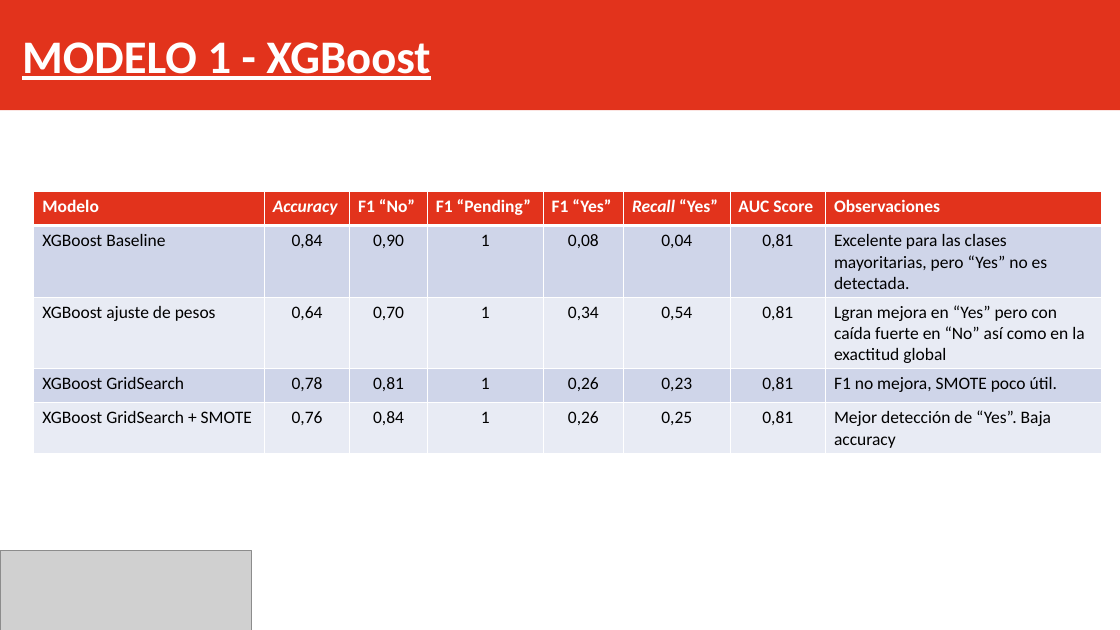
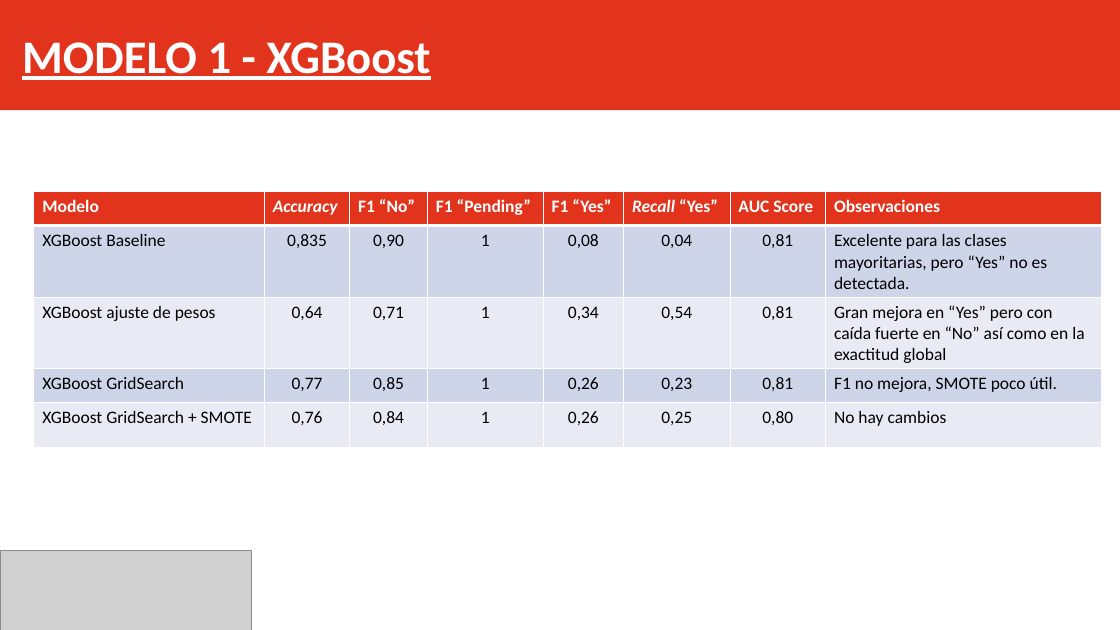
Before and after one commit to Jonolalde93/Proyectos_DS2025, a slide deck: slide 10 of Proyecto_Fin_Modulo_ML/docs/Presentacion_ML.pptx. Drawn at 1120x630 pixels with LibreOffice and Linux fonts; fonts in the diff are those of the drawing; grey boxes stand for pictures. Boxes give left, top, right and bottom in pixels: in the first picture for what was removed or moved away, otherwise in the second. Text is boxed around its words. In the diff, an @@ line names an element or a change of style, - is before the commit and + after.

Commit message:
cambios final

```diff
--- a/Proyecto_Fin_Modulo_ML/docs/Presentacion_ML.pptx
+++ b/Proyecto_Fin_Modulo_ML/docs/Presentacion_ML.pptx
@@ table at <box>34,192,1102,448</box> @@
-row 2, column 2: 0,84
+row 2, column 2: 0,835
-row 3, column 3: 0,70
+row 3, column 3: 0,71
-row 3, column 8: Lgran mejora en “Yes” pero con caída fuerte en “No” así como en la exactitud global
+row 3, column 8: Gran mejora en “Yes” pero con caída fuerte en “No” así como en la exactitud global
-row 4, column 2: 0,78
+row 4, column 2: 0,77
-row 4, column 3: 0,81
+row 4, column 3: 0,85
-row 5, column 7: 0,81
+row 5, column 7: 0,80
-row 5, column 8: Mejor detección de “Yes”. Baja accuracy
+row 5, column 8: No hay cambios
```
Also in this commit, not shown: 5 other slides changed, 3 other files.
